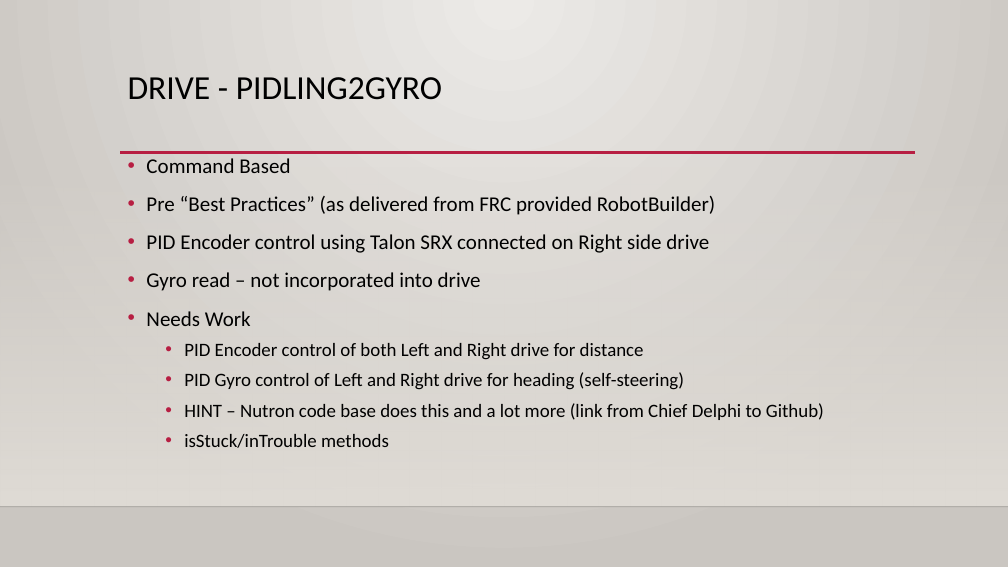
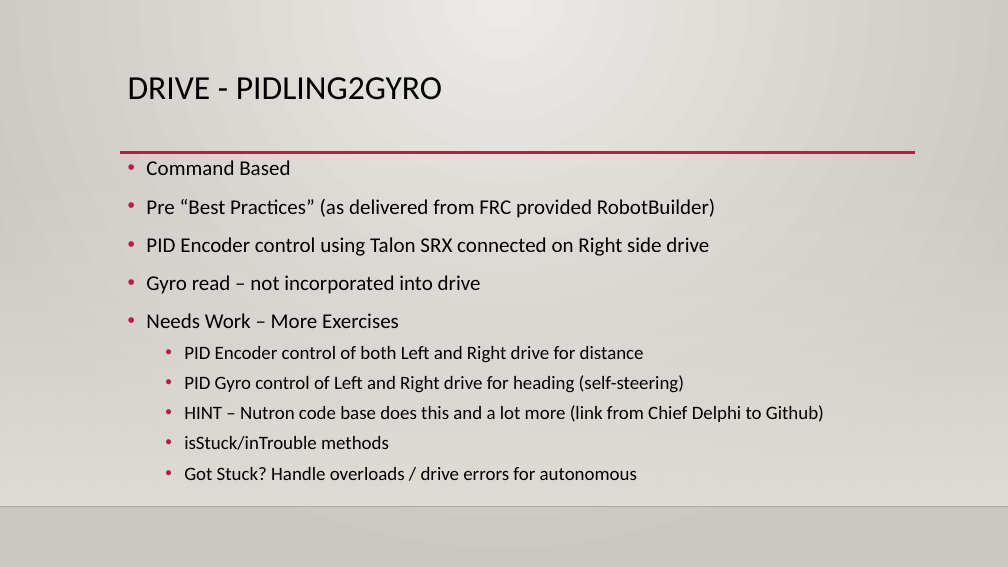
Before and after one commit to 4662FRCRobotics/Training, a slide deck: slide 8 of FRC 4662 Programming Intro.pptx. Drawn at 1008x567 pixels with LibreOffice and Linux fonts; fonts in the diff are those of the drawing; background and template pictures are left out. Boxes give left, top, right and bottom in pixels: in the first picture for what was removed or moved away, otherwise in the second. Text is boxed around its words. In the diff, an @@ line names an element or a change of style, - is before the commit and + after.

```diff
--- a/FRC 4662 Programming Intro.pptx
+++ b/FRC 4662 Programming Intro.pptx
@@ text at (x1=146, y1=313, x2=399, y2=328): text changed @@
-• Needs Work
+• Needs Work – More Exercises
@@ text at (x1=184, y1=467, x2=637, y2=480): paragraph added @@
+  • Got Stuck? Handle overloads / drive errors for autonomous
```
Also in this commit, not shown: 5 other slides changed, 3 other files.
